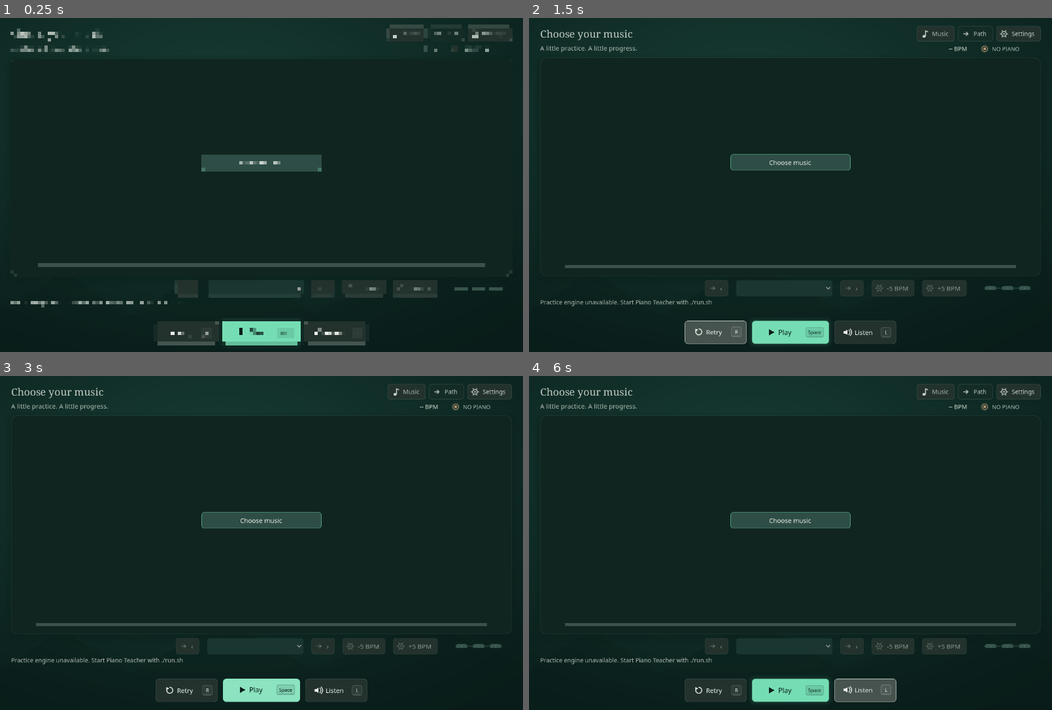
Above: before the commit, frames 1-4 (two rows, left to right).
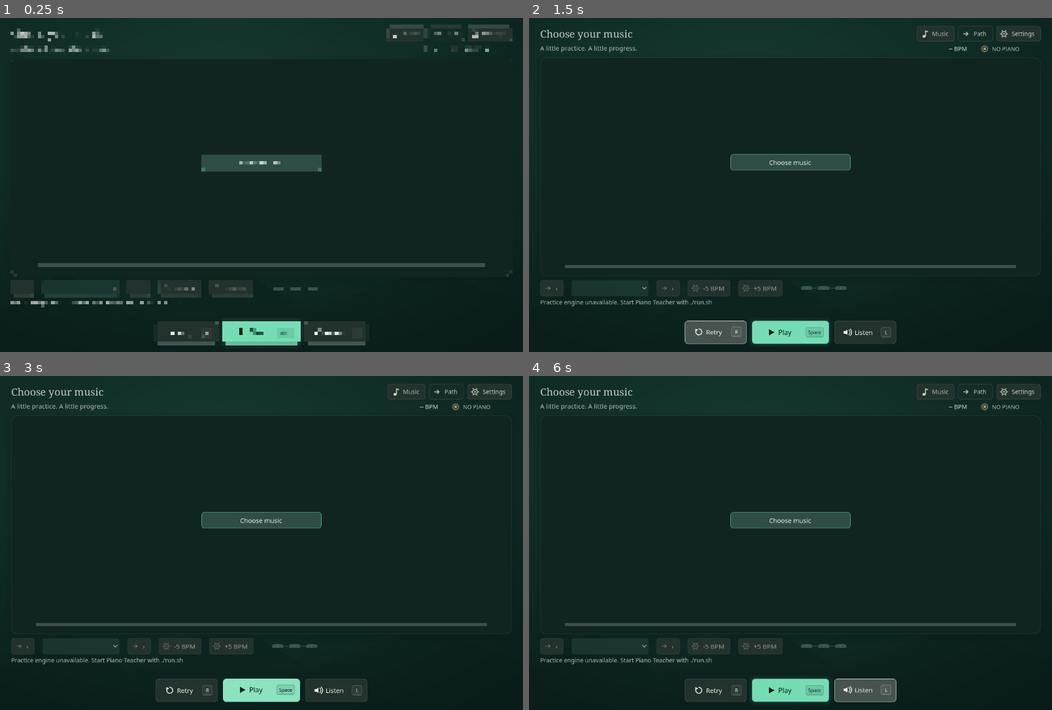
Above: after the commit, the same moments.

Repository: tpepels/piano_teacher
Game: Godot game, scene res://main.tscn
Two runs of this game, one before a commit and one after it. Both use one fixed random seed, a clock stepped at 60 frames per second and the inputs below.
Inputs:
- Up to frame 1 (0.25 s): no input
- Up to frame 2 (1.5 s): click "Retry" at 0.5 s; click "Retry" at 1.25 s
- Up to frame 3 (3 s): click "Retry" at 2 s; click "Play" at 2.75 s
- Up to frame 4 (6 s): click "Play" at 3.5 s; click "Path" at 4.25 s; click "Next passage" at 5 s; click "Listen" at 5.75 s

The runs differ from the first frame. In frame 1, 0.9% of the frame differs, in the area x 2-97%, y 78-84%; in frame 2, 0.4%; in frame 3, 0.4%; in frame 4, 0.4%.

Commit message:
Keep step picker and BPM controls inside 800-pixel practice viewport

Diff:
--- a/godot/main.gd
+++ b/godot/main.gd
@@ -1648,6 +1648,14 @@
         _update_hand_stages(last_state)
     if practice_header == null:
         return
+    # The practice step selector must not inflate the whole page's minimum
+    # width on a small 800px desktop. Streak remains visible; duplicate
+    # prose progress yields its space to the actual step controls.
+    var compact_steps: bool = width < 1250.0
+    progress_label.visible = not compact_steps
+    practice_step_picker.custom_minimum_size.x = 140.0 if width < 850.0 else 180.0 if compact_steps else 225.0
+    for bpm_button in [tempo_down_button, tempo_up_button]:
+        bpm_button.custom_minimum_size.x = 84.0 if compact_steps else 100.0
     practice_header.add_theme_constant_override("separation", 10 if width < 950.0 else 20)
     game_brand.visible = false
     practice_navigation.add_theme_constant_override("h_separation", 8 if width >= 1000.0 else 5)
